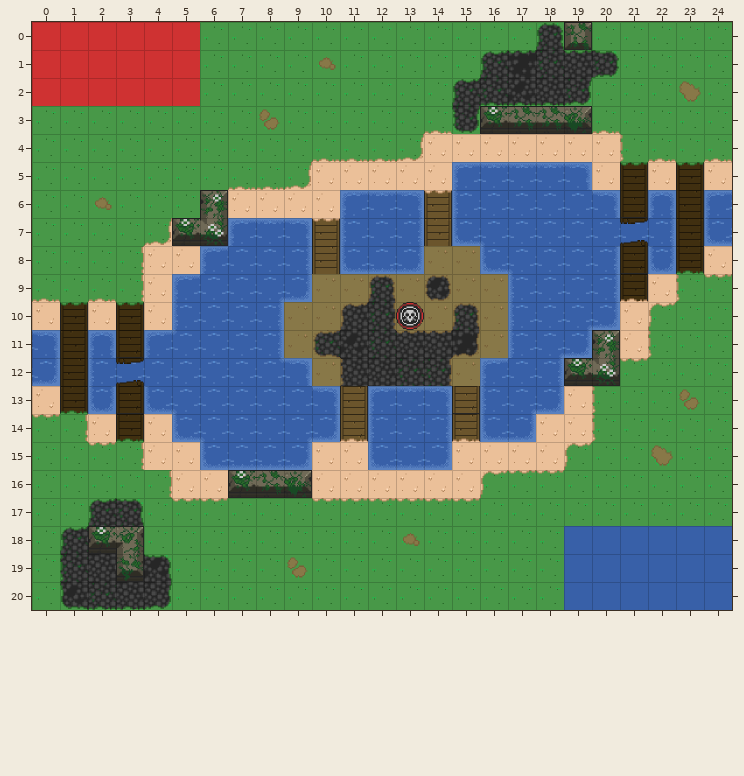
A Tiled map (JSON) gets an edit: src/maps/test1.json. That is the earlier state.
Cells are 48x48 px. Shown: x 0..24, y 0..20.
After:
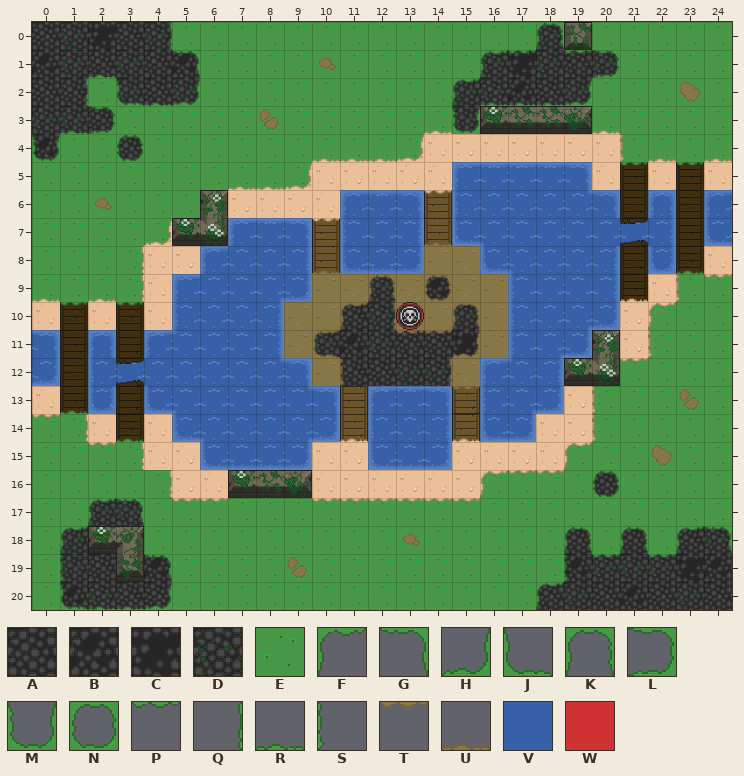
Key: from "oryx_16bit_fantasy_world_trans": A 844, B 845, C 846, D 847, E 926, F 935, G 936, H 937, J 938, K 939, L 940, M 941, N 943, P 944, Q 945, R 946, S 947, T 1168, U 1170, V 1648, W 1984.
_ is an empty cell.
Tiles replaced or removed in this view: E, V, W.
Diff:
Changed rows in their new state; . is an unchanged cell.
Layer "Tile Layer 1":
first column x 0:
 0 ADCAD.
 1 BDADAB
 2 AA.DAD
 3 DDA...
 4 B..A..
first column x 18:
16 ..A....
18 .A.A.AD
19 .BDDDCB
20 ADABADA
Layer "Water":
first column x 10:
 7 ....U
 8 U....
first column x 15:
13 T
Layer "RedSpawn" (now hidden):
first column x 0:
 0 ______
 1 ______
 2 ______
Layer "BlueSpawn" (now hidden):
first column x 19:
18 ______
19 ______
20 ______
Layer "Detail":
first column x 0:
 0 ....Q.
 1 ..R..G
 2 .Q.JRH
 3 .RL...
 4 M..N..
first column x 18:
16 ..N....
18 .K.K.FG
19 .SP.P..
20 F......
Changed places in both pictures, as pixel boxes (x1, y1, x2, y2):
changed: (32, 22, 200, 161)
added: (424, 243, 452, 246)
added: (312, 271, 340, 274)
added: (452, 386, 480, 390)
changed: (593, 471, 619, 497)
changed: (536, 526, 732, 610)
